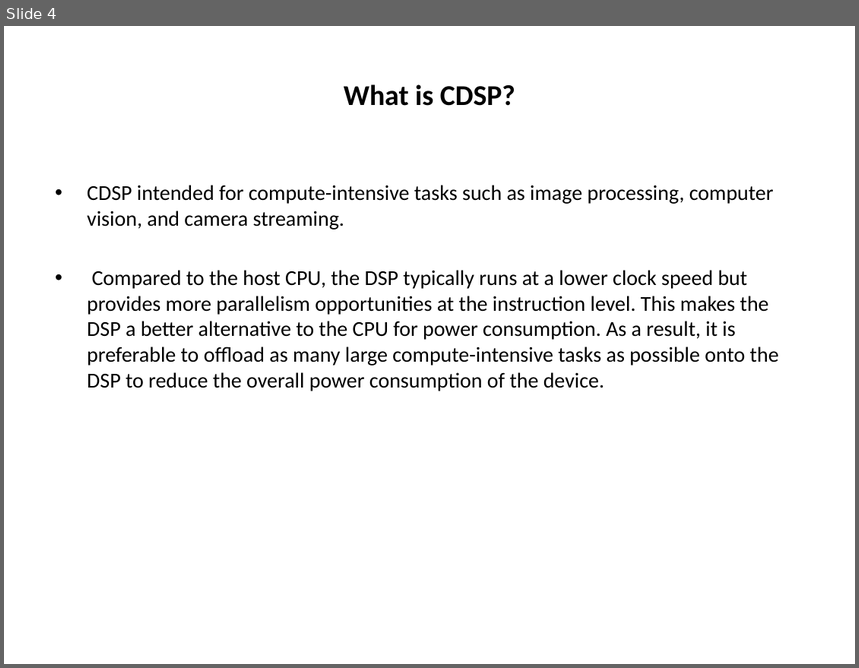
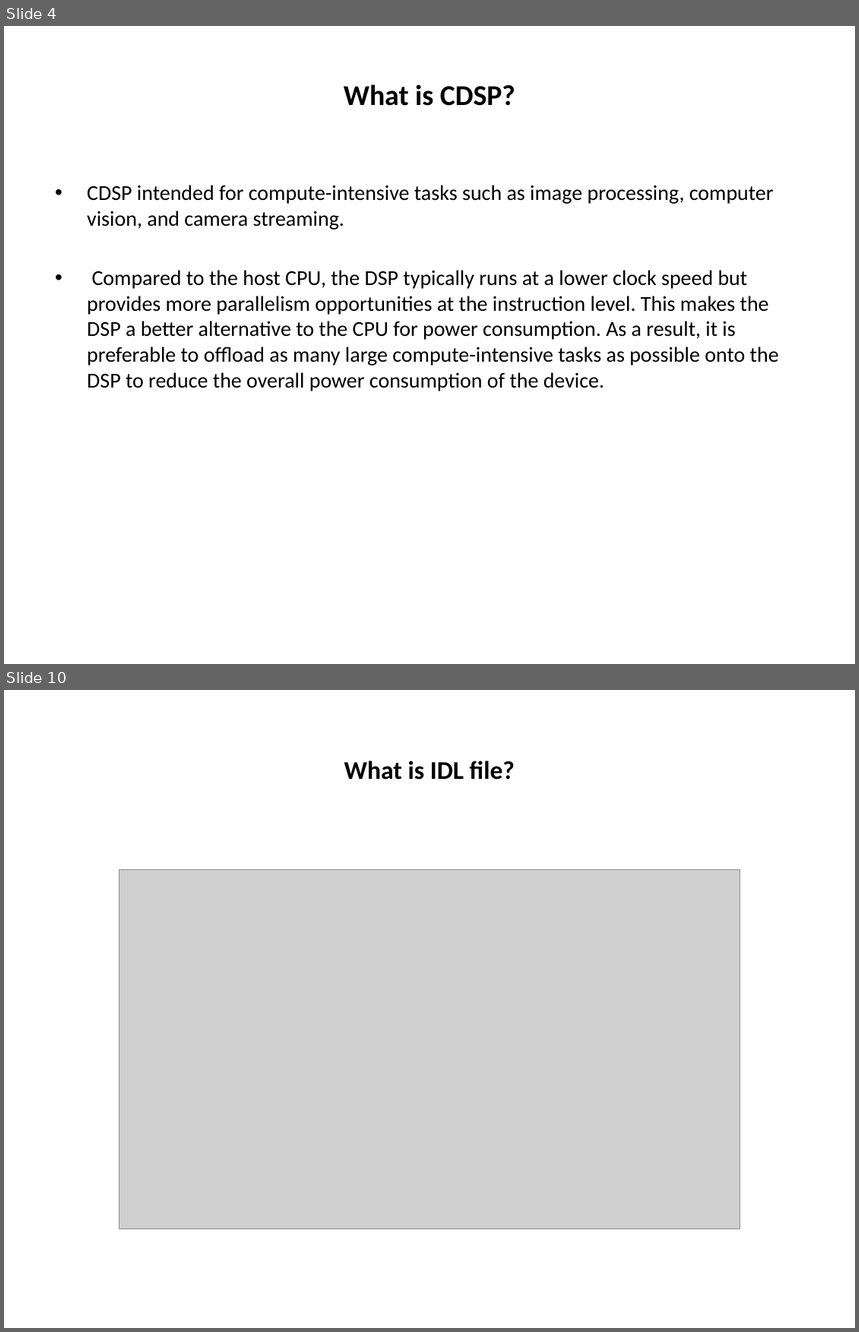
Before and after one commit to Bhagyalakshmi-Marem/TSHtraining, a slide deck: Hexagon_SDK/Docs/Hexagon_SDK_ppt.pptx. Shown one above the other, each under a label of ours: slide 4 before the commit, slides 4 and 10 after it; the slides between them are not shown. The pictures are 859x668 and 859x1332 pixels, drawn with LibreOffice and Linux fonts; fonts in the diff are those of the drawing; grey boxes stand for pictures. Boxes give left, top, right and bottom in pixels: in the first picture for what was removed or moved away, otherwise in the second. Text is boxed around its words. In the diff, an @@ line names an element or a change of style, - is before the commit and + after.

```diff
--- a/Hexagon_SDK/Docs/Hexagon_SDK_ppt.pptx
+++ b/Hexagon_SDK/Docs/Hexagon_SDK_ppt.pptx
@@ slide 10 added at <box>4,690,855,1328</box>, background #FFFFFF @@
@@ title added at <box>344,761,515,780</box>, 21.6 pt, text #000000, bold @@
+What is IDL file?
@@ picture added at <box>119,869,740,1229</box> @@
```
Also in this commit, not shown: 8 slides changed, 8 other slides added, 1 other file.
